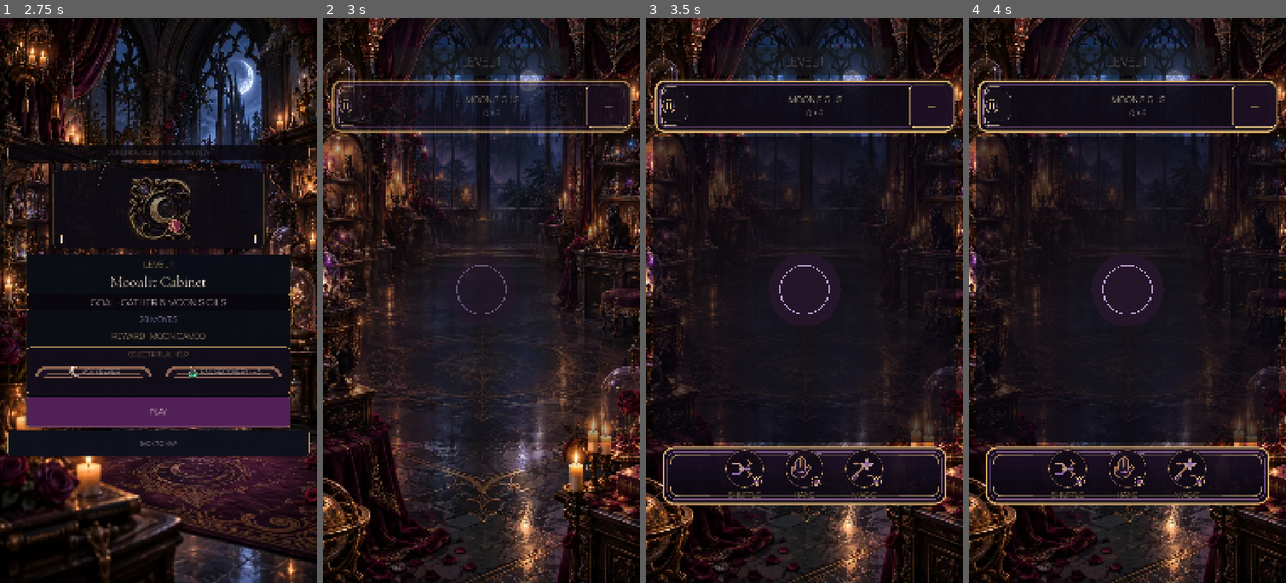
Above: before the commit, frames 1-4 (left to right).
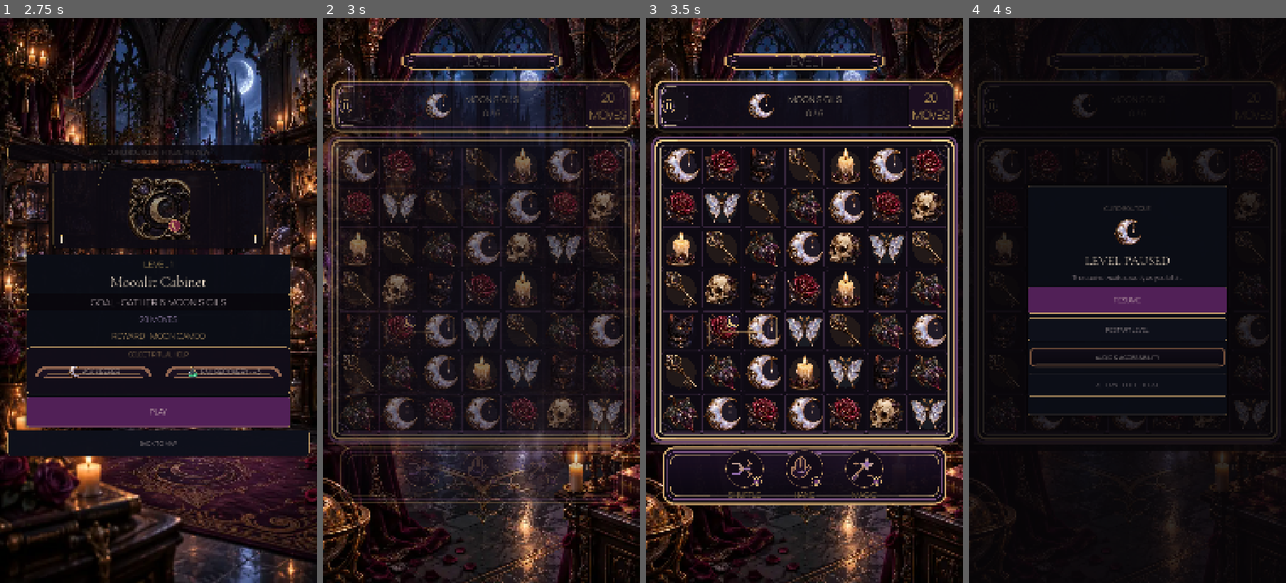
Above: after the commit, the same moments.

Repository: Jay-prodesign/akilta-match3
Game: Godot game, scene res://src/app/app_bootstrap.tscn
Two runs of this game, one before a commit and one after it. Both use one fixed random seed, a clock stepped at 60 frames per second and the inputs below.
Inputs (mouse positions are in pixels of both pictures, inside the frame that each line leads up to):
- Up to frame 1 (2.75 s): click "ENTER THE HOUSE" at 0.5 s; click "PLAY LEVEL 1" at 1.25 s; click "1" at 2 s
- Up to frame 2 (3 s): click "PLAY" at 2.75 s
- Up to frame 3 (3.5 s): no input
- Up to frame 4 (4 s): click (997, 108) at 3.5 s

Frame 1 is identical in both runs. In frame 2, 26% of the frame differs, in the area x 0-100%, y 5-86%; in frame 3, 25%; in frame 4, 29%, in the area x 0-100%, y 0-100%.
Error before the commit: Invalid assignment of property or key 'text' with value of type 'String' on a base object of type 'null instance'. (res://src/ui/gameplay/gameplay_screen.gd:44…

Commit message:
Make gameplay teaching board-led and align tray to North Star

Diff:
--- a/src/ui/gameplay/gameplay_screen.gd
+++ b/src/ui/gameplay/gameplay_screen.gd
@@ -103,7 +103,8 @@
 const LAST_MOVE_THRESHOLD := 1
 
 @onready var world_backdrop: TextureRect = $WorldBackdrop
-@onready var eyebrow_label: Label = $Layout/Eyebrow
+@onready var level_plaque: PanelContainer = $Layout/LevelPlaque
+@onready var eyebrow_label: Label = $Layout/LevelPlaque/Eyebrow
 @onready var title_label: Label = $Layout/Title
 @onready var board_view = $Layout/BoardView
 @onready var objective_icon: TextureRect = $Layout/HUDPlate/HUD/ObjectiveIcon
@@ -180,7 +181,7 @@
 	ProductionChrome.apply_compact_panel($ResourceBar/Resources/GemChip, "gameplay_gem_resource")
 	ProductionChrome.apply_compact_panel($ResourceBar/Resources/LevelBadgePlate, "gameplay_level_badge")
 	ProductionChrome.apply_gameplay_shell($Layout/HUDPlate, "objective")
-	ProductionChrome.apply_gameplay_level_plaque($Layout/Eyebrow/PlaqueFrame)
+	ProductionChrome.apply_gameplay_level_plaque(level_plaque)
 	ProductionChrome.apply_gameplay_booster_tray($BoosterTray)
 	var gameplay_hud := $Layout/HUDPlate/HUD as HBoxContainer
 	if gameplay_hud != null:
@@ -283,7 +284,7 @@
 		return
 	if _gameplay_intro_tween != null and _gameplay_intro_tween.is_valid():
 		_gameplay_intro_tween.kill()
-	var reveal_nodes: Array[Control] = [eyebrow_label, $Layout/HUDPlate, board_view, hint_label, _booster_tray]
+	var reveal_nodes: Array[Control] = [level_plaque, $Layout/HUDPlate, board_view, _booster_tray]
 	_gameplay_intro_tween = create_tween()
 	_gameplay_intro_tween.set_parallel(true)
 	for index in range(reveal_nodes.size()):
@@ -453,6 +454,7 @@
 		board_view.set_visual_profile(art_profile)
 	board_view.set_board(board_state)
 	_configure_teaching_move(parsed)
+	hint_label.visible = false
 	_pending_win = false
 	_pending_terminal_result = ""
 	_pending_hud_refresh = false
@@ -729,6 +731,7 @@
 func _style_impact_hint(mode: String) -> void:
 	if hint_label == null:
 		return
+	hint_label.visible = true
 	var color := Color("#F4E5D3")
 	var size_px := 28
 	match mode:
@@ -1269,10 +1272,11 @@
 	)
 	var composition_locked: bool = (
 		_booster_tray != null
-		and is_equal_approx(_booster_tray.anchor_top, 0.8)
-		and (_booster_tray.offset_bottom - _booster_tray.offset_top) >= 216.0
+		and is_equal_approx(_booster_tray.anchor_top, 0.755)
+		and (_booster_tray.offset_bottom - _booster_tray.offset_top) >= 200.0
+		and (_booster_tray.offset_bottom - _booster_tray.offset_top) <= 212.0
 		and hint_label != null
-		and _booster_tray.global_position.y >= hint_label.global_position.y + hint_label.size.y + 32.0
+		and (not hint_label.visible or _booster_tray.global_position.y >= hint_label.global_position.y + hint_label.size.y + 10.0)
 	)
 	var board_locked: bool = (
 		bool(board_contract.get("asset_loaded", false))
@@ -1296,7 +1300,10 @@
 	)
 	var compact_header_locked: bool = (
 		not title_label.visible
+		and level_plaque != null
+		and level_plaque.custom_minimum_size.x >= 580.0
 		and eyebrow_label.text.begins_with("LEVEL ")
+		and eyebrow_label.get_theme_font_size("font_size") >= 40
 		and not eyebrow_label.text.contains("·")
 		and pause_button.global_position.x < objective_icon.global_position.x
 		and moves_label.global_position.x > objective_label.global_position.x
@@ -1304,10 +1311,9 @@
 	var compact_geometry_locked: bool = (
 		is_equal_approx(_booster_tray.anchor_left, 0.045)
 		and is_equal_approx(_booster_tray.anchor_right, 0.955)
+		and is_equal_approx(_booster_tray.anchor_top, 0.755)
 		and ($Layout/BoardView as Control).custom_minimum_size.y >= 1020.0
 		and ($Layout/BoardView as Control).custom_minimum_size.y <= 1080.0
-		and hint_label.custom_minimum_size.x >= 660.0
-		and hint_label.custom_minimum_size.x <= 720.0
 	)
 	var viewport_size := get_viewport().get_visible_rect().size
 	var hud_rect := ($Layout/HUDPlate as Control).get_global_rect()
@@ -1366,7 +1372,7 @@
 		"north_star_header_depth": header_depth_locked,
 		"integrated_hint_surface": integrated_hint_surface,
 		"integrated_hud_surface": integrated_hud_surface,
-		"final_hint_readability": hint_readable and hint_label.size_flags_horizontal == Control.SIZE_SHRINK_CENTER and hint_label.custom_minimum_size.x >= 660.0 and hint_label.custom_minimum_size.x <= 720.0,
+		"final_hint_readability": hint_readable and hint_label.size_flags_horizontal == Control.SIZE_SHRINK_CENTER,
 		"final_booster_readability": booster_family_locked and shuffle_label.get_theme_font_size("font_size") >= 26,
 		"visual_parity_gate_v2": hierarchy_locked and booster_family_locked and composition_locked and board_locked and utilities_separated and String(_booster_tray.get_meta("production_chrome_kind", "")) == "gameplay_booster_tray",
 		"visual_parity_gate_v3": hierarchy_locked and integrated_hud_surface and hint_readable and booster_family_locked and composition_locked and board_locked and utilities_separated,
@@ -1443,6 +1449,7 @@
 	var move: Dictionary = MoveFinder.first_legal_move(board_state)
 	if move.is_empty():
 		hint_label.text = "THE KEEPER SEES NO PATH · THE HOUSE IS RESHAPING THE SIGILS"
+		_style_impact_hint("normal")
 		return
 	_present_keeper_hint(move, true, false)
 
@@ -1458,6 +1465,7 @@
 		hint_label.text = "KEEPER HINT · FOLLOW THE MARKED PAIR"
 	else:
 		hint_label.text = "THE KEEPER NOTICES A PATH · FOLLOW THE MOONLIT PAIR"
+	_style_impact_hint("normal")
 	feedback_requested.emit("match")
 
 func keeper_familiar_contract() -> Dictionary:
